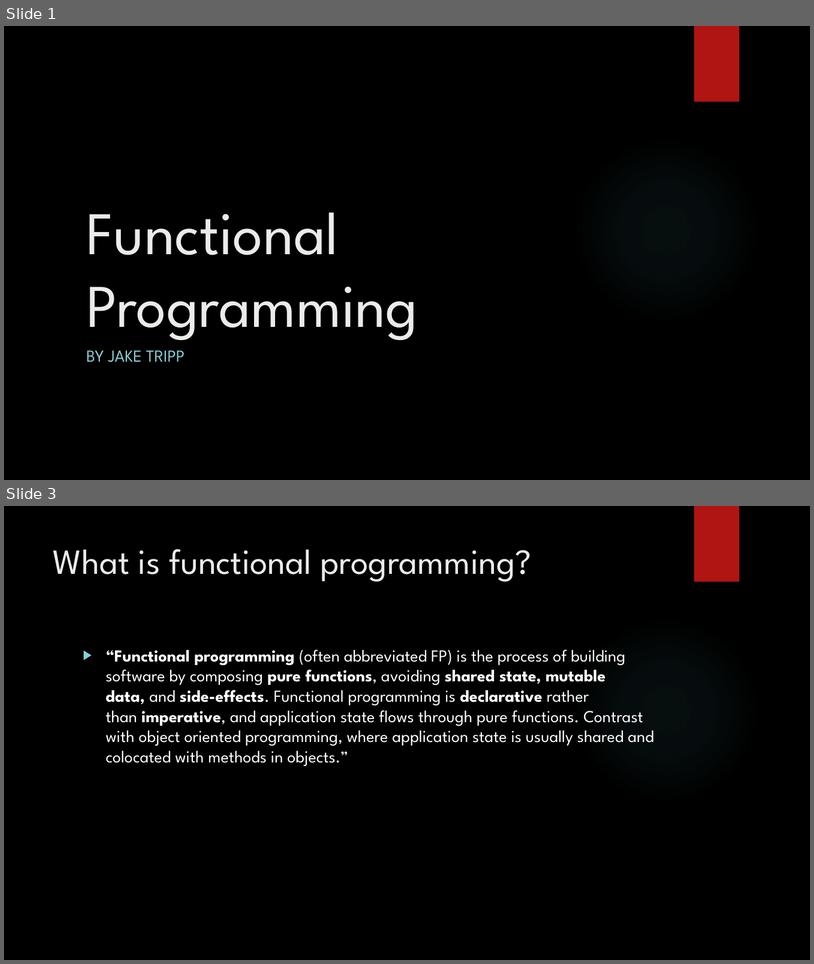
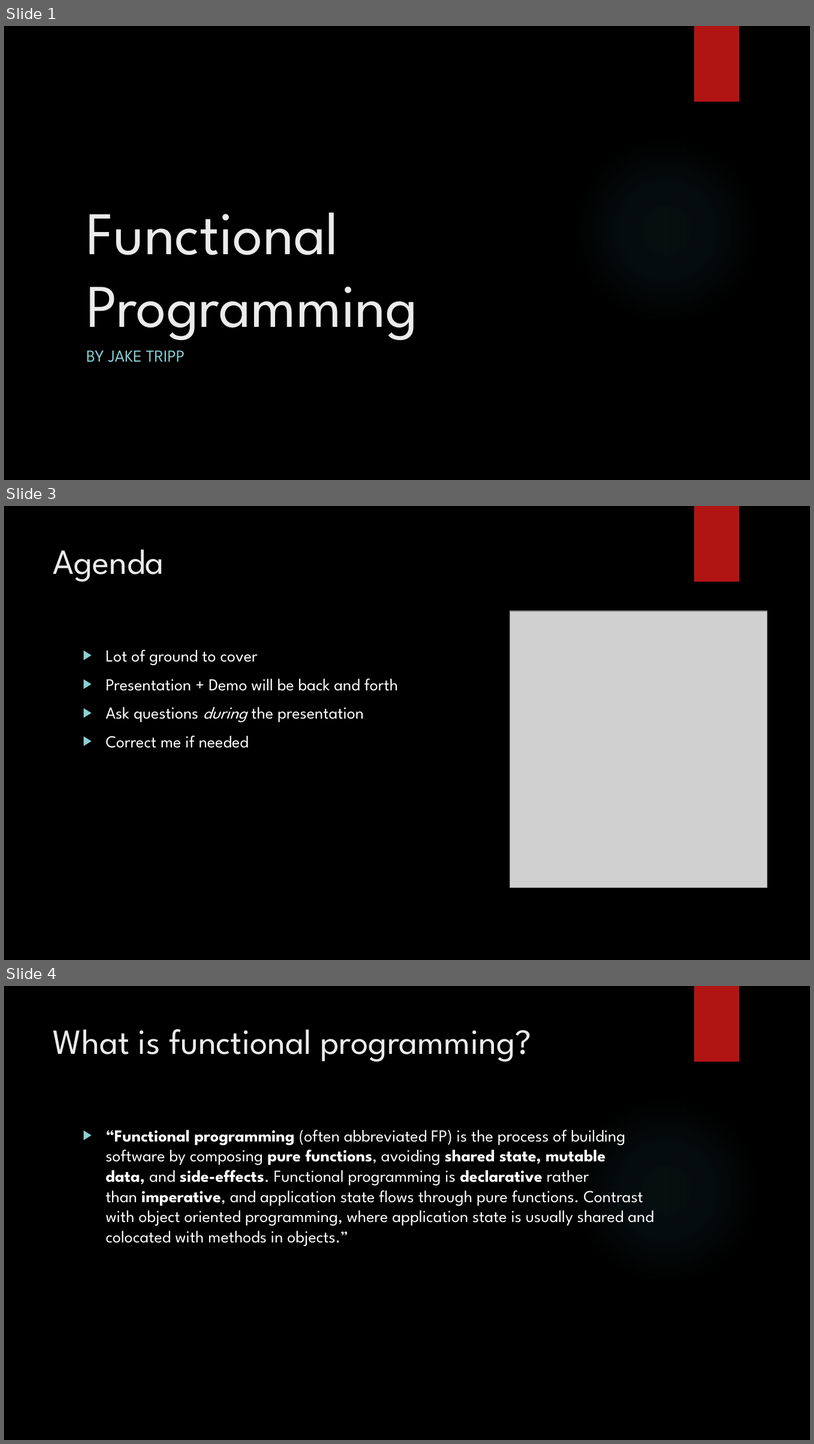
Before and after one commit to jaketripp/functional-programming-exercises, a slide deck: Functional Programming.pptx. Shown one above the other, each under a label of ours: slides 1 and 3 before the commit, slides 1, 3 and 4 after it; the slides between them are not shown. The pictures are 814x964 and 814x1444 pixels, drawn with LibreOffice and Linux fonts; fonts in the diff are those of the drawing; grey boxes stand for pictures; background and template pictures are left out. Boxes give left, top, right and bottom in pixels: in the first picture for what was removed or moved away, otherwise in the second. Text is boxed around its words. In the diff, an @@ line names an element or a change of style, - is before the commit and + after.

```diff
--- a/Functional Programming.pptx
+++ b/Functional Programming.pptx
@@ slide 3 added at (4,506,810,960), background picture (left out); not listed: 1 template element that a slide beside it also shows @@
@@ title added at (53,549,164,582), 42 pt, text #EBEBEB @@
+Agenda
@@ picture added at (510,611,768,888) @@
@@ text added at (106,649,398,748), 20 pt, text #FFFFFF @@
+▶ Lot of ground to cover
+▶ Presentation + Demo will be back and forth
+▶ Ask questions during the presentation
+▶ Correct me if needed
@@ what was slide 3 is now slide 4 @@
```
Also in this commit, not shown: 3 slides changed, 1 other slide added, 1 slide removed.
